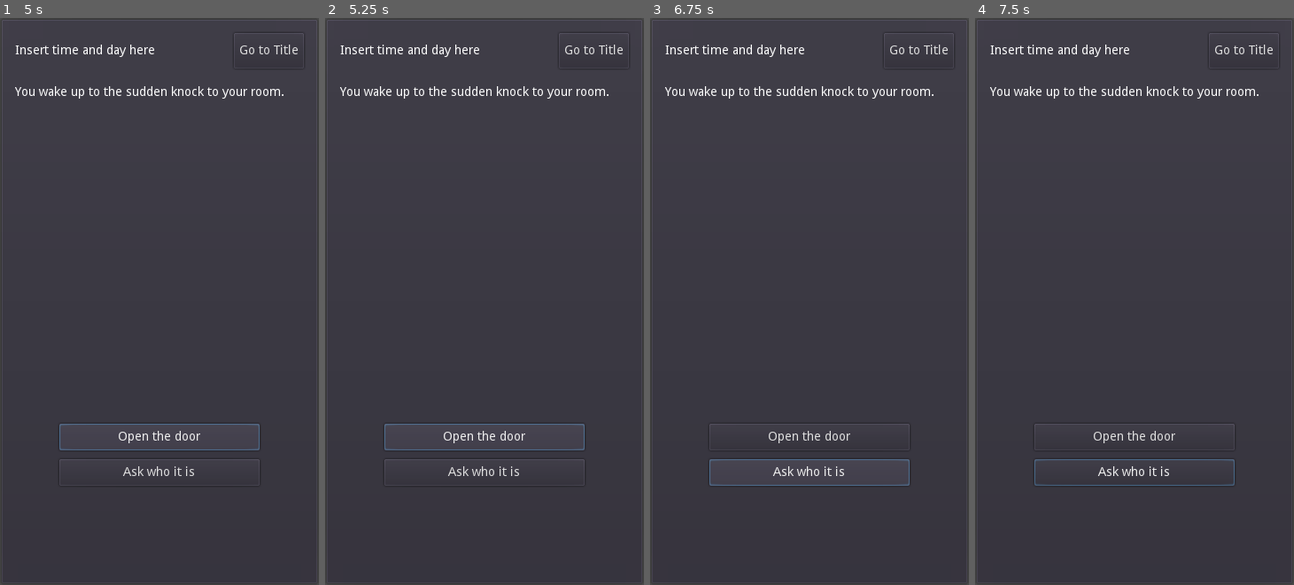
Above: before the commit, frames 1-4 (left to right).
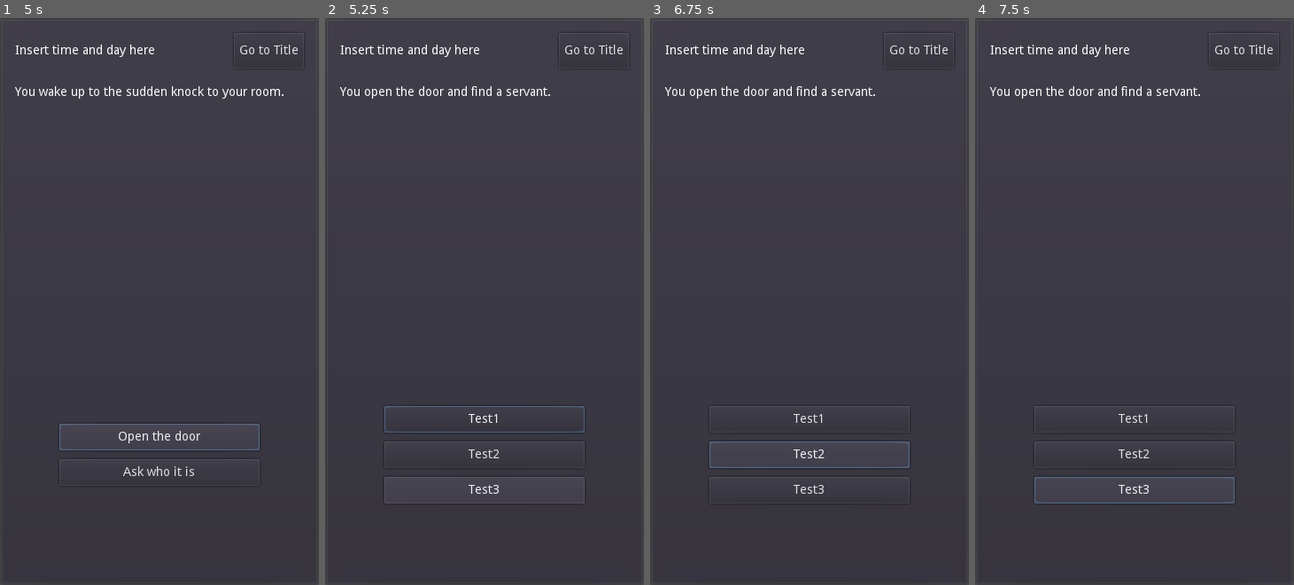
Above: after the commit, the same moments.

Repository: philipuriarte/A-Churchyard-of-Orphans
Game: Godot game, scene res://scenes/main.tscn
Two runs of this game, one before a commit and one after it. Both use one fixed random seed, a clock stepped at 60 frames per second and the inputs below.
Inputs (mouse positions are in pixels of both pictures, inside the frame that each line leads up to):
- Up to frame 1 (5 s): click "Start" at 0.5 s; click "Go to Title" at 1.25 s; click "Start" at 2 s; click "Go to Title" at 2.75 s; click "Start" at 3.5 s; click "Continue" at 4.25 s
- Up to frame 2 (5.25 s): click "Open the door" at 5 s
- Up to frame 3 (6.75 s): click "Open the door" (after the commit: "Test1") at 5.75 s; click "Ask who it is" (after the commit: "Test2") at 6.5 s
- Up to frame 4 (7.5 s): click (1134, 488) at 7.25 s, where only the run after the commit has a clickable "Test3"

Frame 1 is identical in both runs. In frame 2, 2.2% of the frame differs, in the area x 12-89%, y 12-86%; in frame 3, 2.1%; in frame 4, 2.0%.
Error before the commit: Invalid get index 'output' (on base: 'Dictionary'). (res://logic/game_screen_logic/content.gd:76)
Error after the commit: Invalid get index 'output' (on base: 'Dictionary'). (res://logic/game_screen_logic/content.gd:103)

Commit message:
Add to content_dict

Diff:
--- a/logic/game_screen_logic/content.gd
+++ b/logic/game_screen_logic/content.gd
@@ -17,10 +17,37 @@
 		"narr_text": "You wake up to the sudden knock to your room.",
 		"choices": {
 			1: {
-				"text": "Open the door"
+				"text": "Open the door",
+				"output": "open_door"
 			},
 			2: {
-				"text": "Ask who it is"
+				"text": "Ask who it is",
+				"output": "ask_who"
+			}
+		}
+	},
+	"open_door": {
+		"narr_text": "You open the door and find a servant.",
+		"choices": {
+			1: {
+				"text": "Test1"
+			},
+			2: {
+				"text": "Test2"
+			},
+			3: {
+				"text": "Test3"
+			}
+		}
+	},
+	"ask_who": {
+		"narr_text": "You ask who is it. A servant replies to you",
+		"choices": {
+			1: {
+				"text": "Test1"
+			},
+			2: {
+				"text": "Test2"
 			}
 		}
 	}
